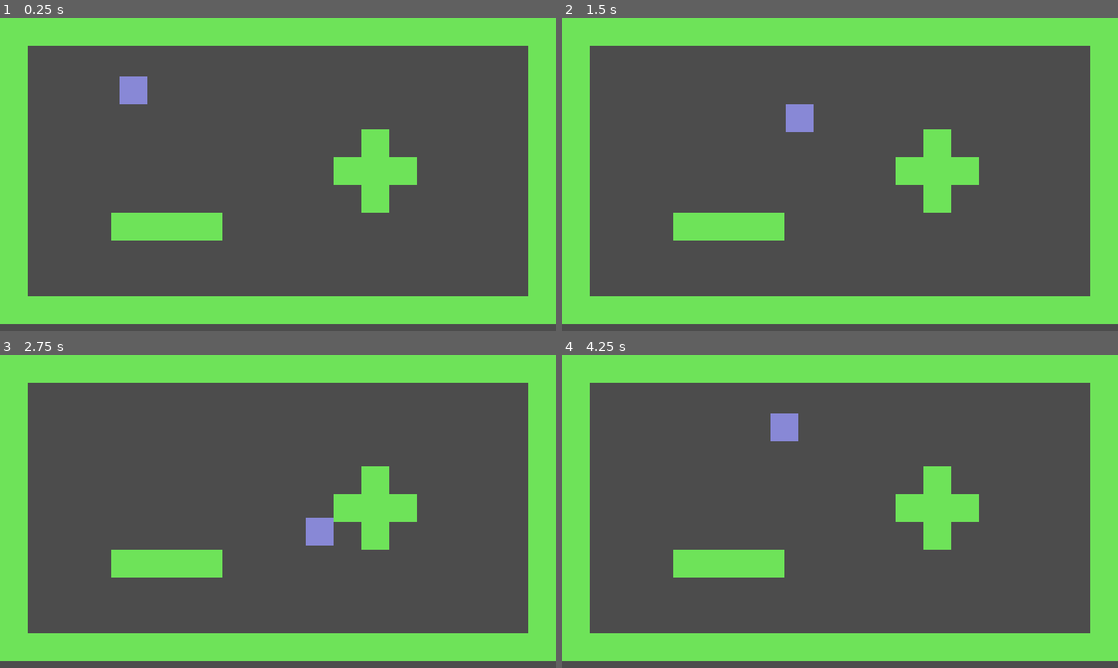
Above: before the commit, frames 1-4 (two rows, left to right).
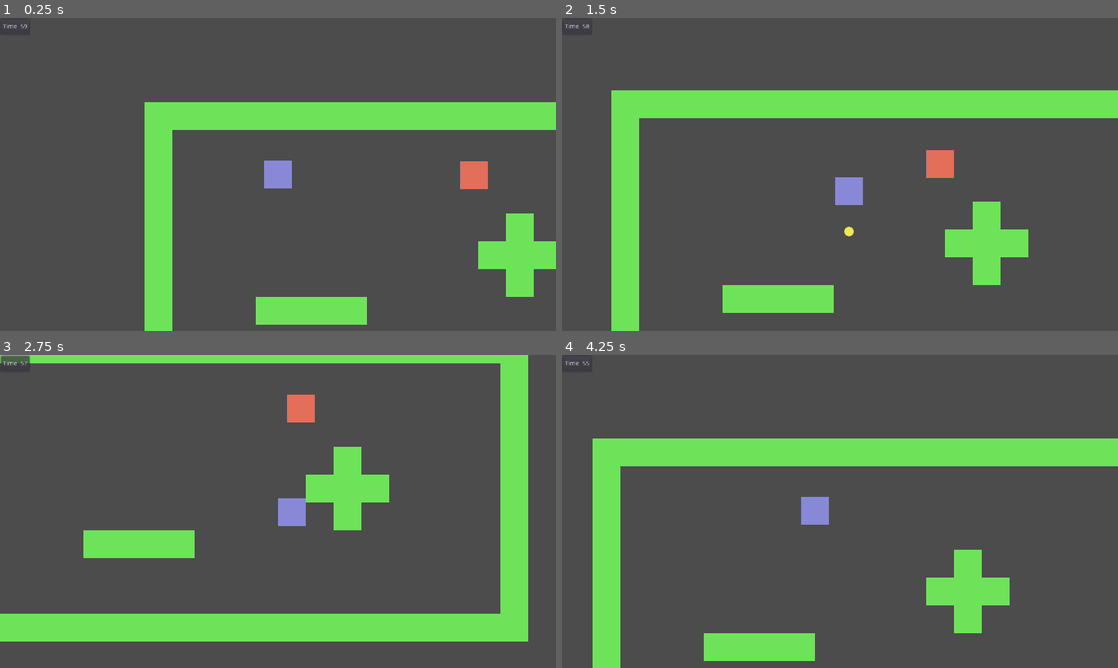
Above: after the commit, the same moments.

Repository: AniMerrill/Timeshifter
Game: Godot game, scene res://test.tscn
Same seed, same stepped clock (60 frames per second), same inputs: the game is played once before the commit and once after it.
Inputs:
- Up to frame 1 (0.25 s): no input
- Up to frame 2 (1.5 s): tap Enter (ui_accept) at 0.5, 1.35 s; hold Right (ui_right) 0.53-1.28 s; hold Enter (ui_accept) 0.53-1.28 s; hold Down (ui_down) from 1.28 s (still down)
- Up to frame 3 (2.75 s): tap Enter (ui_accept) at 1.52, 1.82 s; release Down (ui_down) at 2.03 s; hold Right (ui_right) from 2.03 s (still down); hold Enter (ui_accept) from 2.03 s (still down)
- Up to frame 4 (4.25 s): release Right (ui_right) at 2.78 s; release Enter (ui_accept) at 2.78 s; hold Up (ui_up) 2.78-3.53 s; tap Enter (ui_accept) at 2.85, 3.02, 3.32 s; hold Left (ui_left) from 3.53 s (still down); hold Enter (ui_accept) from 3.53 s (still down)

The runs differ from the first frame. In frame 1, 37% of the frame differs, in the area x 0-100%, y 0-100%; in frame 2, 42%; in frame 3, 36%; in frame 4, 41%.

Commit message:
Move, Shoot, Enemies, and Time Health?
Implemented basic player controls including shooting,
and a basic enemy which can both be damaged (and killed)
by the bullets as well as hurt the player.

Had the idea to potentiall make health linked directly
to the timer, so not only does it constantly count down but
when the player gets hit you lose a couple seconds.

Diff:
--- a/Globals.gd
+++ b/Globals.gd
@@ -1,3 +1,6 @@
 extends Node
 
-const UNIT_SIZE = 64.0
+const PlayerGroup := "Player"
+const EnemyGroup := "Enemies"
+
+const UNIT_SIZE := 64.0
--- /dev/null
+++ b/Objects/Enemy/Enemy.gd
@@ -0,0 +1,16 @@
+extends KinematicBody2D
+
+var health := 3
+
+func _ready():
+	$Area2D.connect("body_entered", self, "on_collide")
+
+func bullet_hit() -> void:
+	health -= 1
+
+	if health <= 0:
+		queue_free()
+
+func on_collide(body : Node) -> void:
+	if body.is_in_group(Globals.PlayerGroup):
+		body.take_damage()
--- /dev/null
+++ b/Objects/Enemy/Enemy.tscn
@@ -0,0 +1,34 @@
+[gd_scene load_steps=6 format=2]
+
+[ext_resource path="res://proto-assets.png" type="Texture" id=1]
+[ext_resource path="res://Objects/Enemy/EnemySM.gd" type="Script" id=2]
+[ext_resource path="res://Objects/Enemy/Enemy.gd" type="Script" id=3]
+
+[sub_resource type="RectangleShape2D" id=1]
+extents = Vector2( 32, 32 )
+
+[sub_resource type="RectangleShape2D" id=2]
+extents = Vector2( 32.5, 32.5 )
+
+[node name="Enemy" type="KinematicBody2D" groups=[
+"Enemies",
+]]
+collision_layer = 2
+collision_mask = 2
+script = ExtResource( 3 )
+
+[node name="StateMachine" type="Node" parent="."]
+script = ExtResource( 2 )
+
+[node name="Sprite" type="Sprite" parent="."]
+texture = ExtResource( 1 )
+hframes = 4
+frame = 1
+
+[node name="CollisionShape2D" type="CollisionShape2D" parent="."]
+shape = SubResource( 1 )
+
+[node name="Area2D" type="Area2D" parent="."]
+
+[node name="CollisionShape2D" type="CollisionShape2D" parent="Area2D"]
+shape = SubResource( 2 )
--- /dev/null
+++ b/Objects/Enemy/EnemySM.gd
@@ -0,0 +1,5 @@
+extends StateMachine
+
+
+func _ready():
+	pass
--- /dev/null
+++ b/Objects/Player/Bullet.gd
@@ -0,0 +1,15 @@
+extends Area2D
+
+var velocity := Vector2.ZERO
+
+func _ready():
+	connect("body_entered", self, "on_collide")
+
+func _physics_process(delta):
+	position = position + (velocity * delta)
+
+func on_collide(body : Node) -> void:
+	if body.is_in_group(Globals.EnemyGroup):
+		body.bullet_hit()
+
+	queue_free()
--- /dev/null
+++ b/Objects/Player/Bullet.tscn
@@ -0,0 +1,19 @@
+[gd_scene load_steps=4 format=2]
+
+[ext_resource path="res://proto-assets.png" type="Texture" id=1]
+[ext_resource path="res://Objects/Player/Bullet.gd" type="Script" id=2]
+
+[sub_resource type="CircleShape2D" id=1]
+
+[node name="Bullet" type="Area2D"]
+collision_layer = 2
+collision_mask = 2
+script = ExtResource( 2 )
+
+[node name="Sprite" type="Sprite" parent="."]
+texture = ExtResource( 1 )
+hframes = 4
+frame = 3
+
+[node name="CollisionShape2D" type="CollisionShape2D" parent="."]
+shape = SubResource( 1 )
--- a/Objects/Player/Player.gd
+++ b/Objects/Player/Player.gd
@@ -1,10 +1,33 @@
 extends KinematicBody2D
 
-var face_dir := Vector2.ZERO
+onready var bullet := preload("res://Objects/Player/Bullet.tscn")
+
+var face_dir := Vector2.RIGHT
 var move_dir := Vector2.ZERO
 var velocity := Vector2.ZERO
 
+var bullet_spwn_offset := 50.0
+
+var health := 60.0
+
 var speed := 5 * Globals.UNIT_SIZE
+var shot_speed := 10 * Globals.UNIT_SIZE
+
+var i_frame_time := 2.0
+var i_frames = false
+
+func _ready() -> void:
+	$Timer.connect("timeout", self, "disable_i_frames")
+
+func _input(e : InputEvent) -> void:
+	if e.is_action_pressed("ui_accept"):
+		var inst = bullet.instance()
+		inst.velocity = face_dir * shot_speed
+		inst.position = $BulletSpawn.global_position
+		get_parent().add_child(inst)
+
+func countdown(delta : float) -> void:
+	health -= delta
 
 func apply_input() -> void:
 	move_dir = Vector2(
@@ -19,6 +42,27 @@
 	if move_dir != Vector2.ZERO:
 		face_dir = move_dir
 
+	$BulletSpawn.position = bullet_spwn_offset * face_dir
+
 func apply_movement() -> void:
+	velocity = move_and_slide(velocity)
 
-	velocity = move_and_slide(velocity)
+func take_damage():
+	if !i_frames:
+		health -= 1
+
+		if health <= 0:
+			print("die")
+		else:
+			print("iframes start")
+			i_frames = true
+			$Timer.start()
+
+func update_hud():
+	var label = $HUD/MarginContainer/Panel/Label
+
+	label.text = "Time: " + str(int(health))
+
+func disable_i_frames():
+	print("iframes stop")
+	i_frames = false
--- a/Objects/Player/Player.tscn
+++ b/Objects/Player/Player.tscn
@@ -7,7 +7,9 @@
 [sub_resource type="RectangleShape2D" id=1]
 extents = Vector2( 32, 32 )
 
-[node name="Player" type="KinematicBody2D"]
+[node name="Player" type="KinematicBody2D" groups=[
+"Player",
+]]
 script = ExtResource( 2 )
 
 [node name="StateMachine" type="Node" parent="."]
@@ -23,3 +25,31 @@
 [node name="AnimationPlayer" type="AnimationPlayer" parent="."]
 
 [node name="BulletSpawn" type="Position2D" parent="."]
+position = Vector2( 50, 0 )
+
+[node name="HUD" type="CanvasLayer" parent="."]
+
+[node name="MarginContainer" type="MarginContainer" parent="HUD"]
+margin_right = 40.0
+margin_bottom = 40.0
+__meta__ = {
+"_edit_use_anchors_": false
+}
+
+[node name="Panel" type="PanelContainer" parent="HUD/MarginContainer"]
+self_modulate = Color( 1, 1, 1, 0.792157 )
+margin_right = 70.0
+margin_bottom = 40.0
+
+[node name="Label" type="Label" parent="HUD/MarginContainer/Panel"]
+margin_left = 7.0
+margin_top = 13.0
+margin_right = 63.0
+margin_bottom = 27.0
+text = "Time: 60"
+__meta__ = {
+"_edit_use_anchors_": false
+}
+
+[node name="Timer" type="Timer" parent="."]
+one_shot = true
--- a/Objects/Player/PlayerSM.gd
+++ b/Objects/Player/PlayerSM.gd
@@ -7,8 +7,12 @@
 	call_deferred("set_state", states.idle)
 
 func _state_logic(delta : float) -> void:
+	parent.countdown(delta)
+
 	parent.apply_input()
 	parent.apply_movement()
+
+	parent.update_hud()
 
 func _get_transition(delta : float) -> int:
 
--- a/test.tscn
+++ b/test.tscn
@@ -1,14 +1,26 @@
-[gd_scene load_steps=3 format=2]
+[gd_scene load_steps=4 format=2]
 
 [ext_resource path="res://Objects/Player/Player.tscn" type="PackedScene" id=1]
 [ext_resource path="res://Maps/proto_tile.tres" type="TileSet" id=2]
+[ext_resource path="res://Objects/Enemy/Enemy.tscn" type="PackedScene" id=3]
 
 [node name="test" type="Node2D"]
 
 [node name="TileMap" type="TileMap" parent="."]
 tile_set = ExtResource( 2 )
+collision_layer = 3
 format = 1
 tile_data = PoolIntArray( 0, 0, 0, 1, 0, 0, 2, 0, 0, 3, 0, 0, 4, 0, 0, 5, 0, 0, 6, 0, 0, 7, 0, 0, 8, 0, 0, 9, 0, 0, 10, …(753 unchanged characters)…
 
+[node name="Enemy" parent="." instance=ExtResource( 3 )]
+position = Vector2( 757.777, 168.675 )
+
 [node name="Player" parent="." instance=ExtResource( 1 )]
 position = Vector2( 307, 167 )
+
+[node name="Camera2D" type="Camera2D" parent="Player"]
+current = true
+smoothing_enabled = true
+drag_margin_left = 0.1
+drag_margin_right = 0.1
+editor_draw_drag_margin = true
